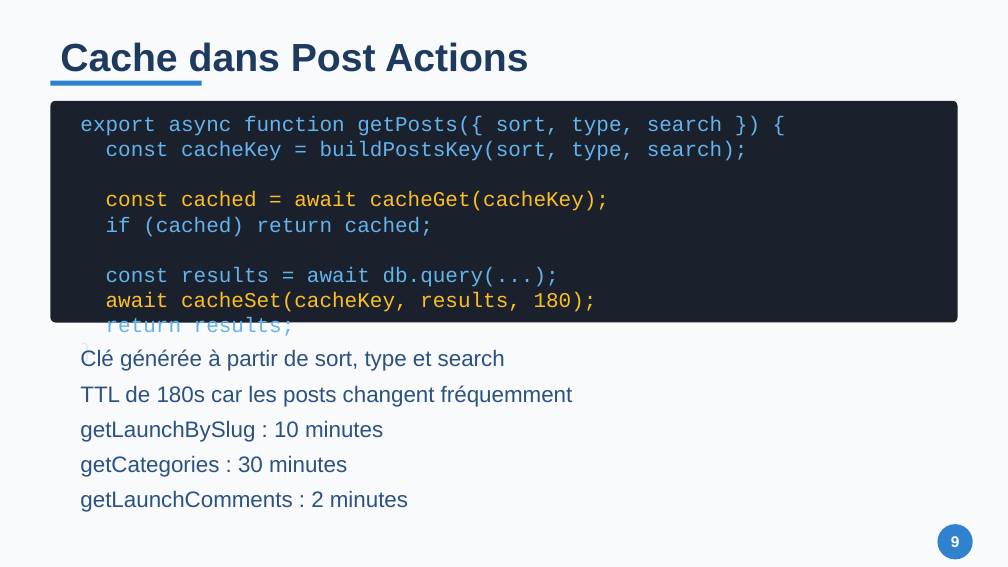
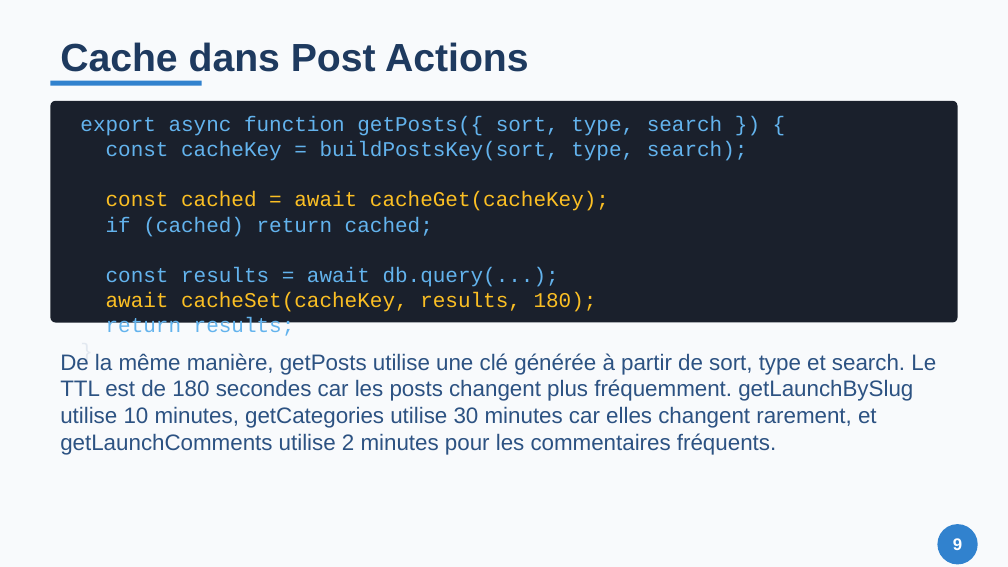
Before and after one commit to Zeinot/marketplace-saas, a slide deck: slide 9 of output/Presentation_Cache_Redis.pptx. Drawn at 1008x567 pixels with LibreOffice and Linux fonts; fonts in the diff are those of the drawing. Boxes give left, top, right and bottom in pixels: in the first picture for what was removed or moved away, otherwise in the second. Text is boxed around its words. In the diff, an @@ line names an element or a change of style, - is before the commit and + after.

```diff
--- a/output/Presentation_Cache_Redis.pptx
+++ b/output/Presentation_Cache_Redis.pptx
@@ text "De la même manière, getPosts ..." at (60, 353, 936, 455): vertical alignment middle to top @@
@@ text at (60, 353, 936, 455): text changed @@
-Clé générée à partir de sort, type et search
+De la même manière, getPosts utilise une clé générée à partir de sort, type et search. Le TTL est de 180 secondes car les posts changent plus fréquemment. getLaunchBySlug utilise 10 minutes, getCategories utilise 30 minutes car elles changent rarement, et getLaunchComments utilise 2 minutes pour les commentaires fréquents.
@@ text removed at (80, 385, 573, 407) @@
-TTL de 180s car les posts changent fréquemment
@@ text removed at (80, 420, 383, 442) @@
-getLaunchBySlug : 10 minutes
@@ text removed at (80, 455, 347, 477) @@
-getCategories : 30 minutes
@@ text removed at (80, 490, 408, 512) @@
-getLaunchComments : 2 minutes
@@ text "9" at (953, 538, 962, 550): size 11 to 12 pt @@
@@ ellipse: place and size @@
-ellipse at (937, 524, 973, 559)
+ellipse at (937, 524, 978, 564)
```
Also in this commit, not shown: 14 other slides changed, 21 other files.
